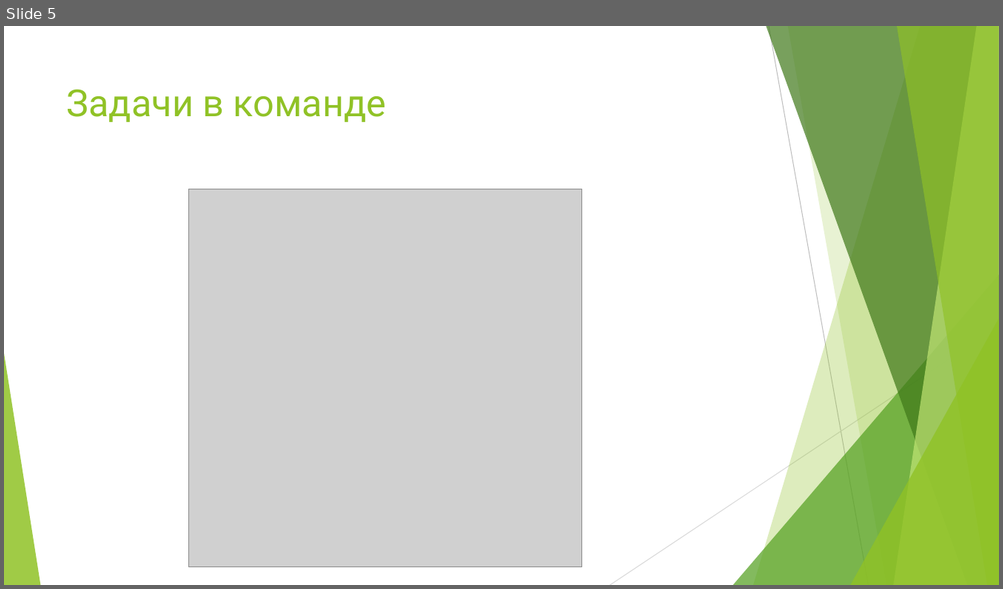
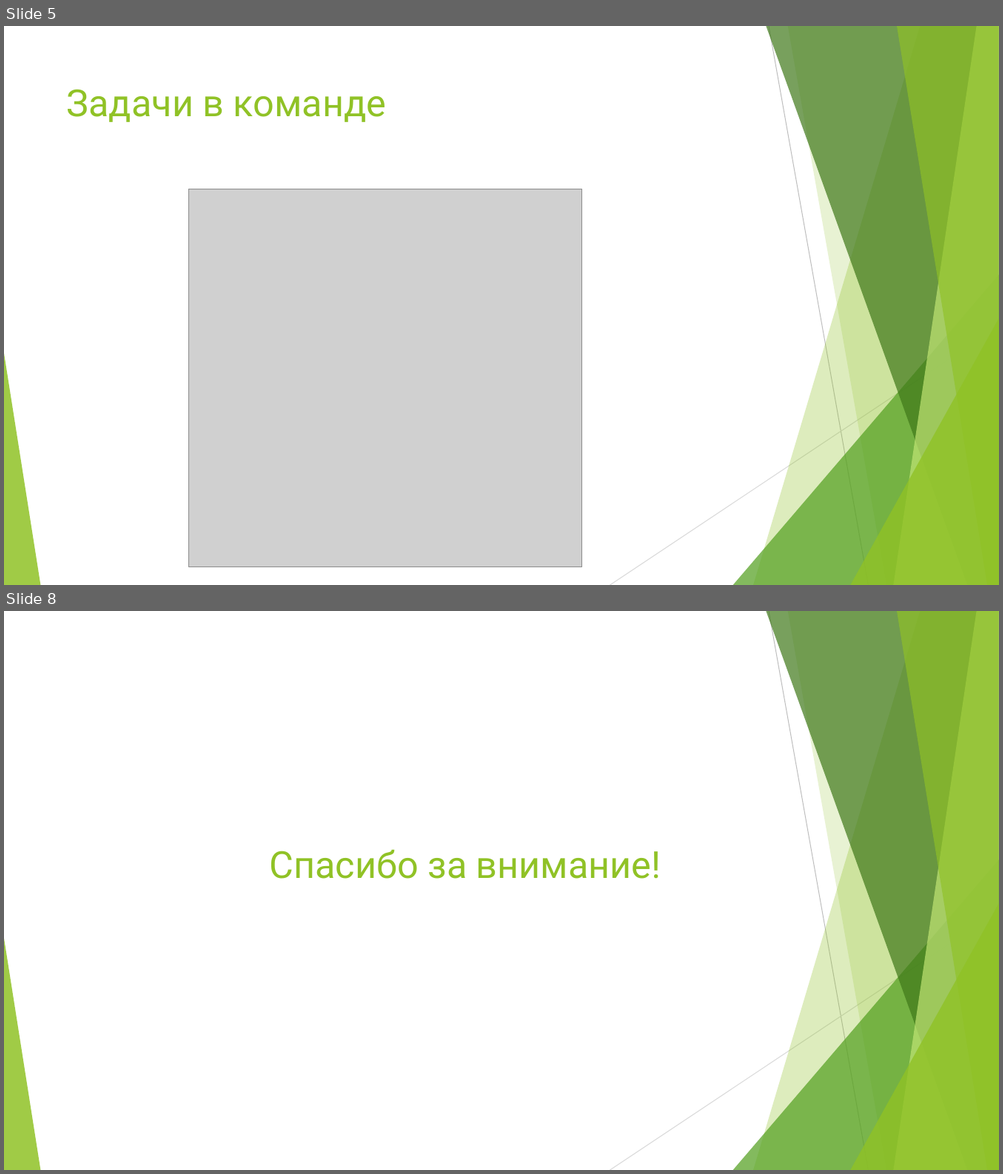
Before and after one commit to Me11ad/biblos.inc-project, a slide deck: Презентация Microsoft PowerPoint.pptx. Shown one above the other, each under a label of ours: slide 5 before the commit, slides 5 and 8 after it; the slides between them are not shown. The pictures are 1003x589 and 1003x1174 pixels, drawn with LibreOffice and Linux fonts; fonts in the diff are those of the drawing; grey boxes stand for pictures. Boxes give left, top, right and bottom in pixels: in the first picture for what was removed or moved away, otherwise in the second. Text is boxed around its words. In the diff, an @@ line names an element or a change of style, - is before the commit and + after.

```diff
--- a/Презентация Microsoft PowerPoint.pptx
+++ b/Презентация Microsoft PowerPoint.pptx
@@ slide 8 added at (4, 611, 999, 1170), background #FFFFFF; not listed: 10 template elements that a slide beside it also shows @@
@@ title added at (270, 849, 660, 879), 36 pt, text #90C226 @@
+Спасибо за внимание!
```
Also in this commit, not shown: 2 slides changed, 2 other slides added, 1 slide removed.
